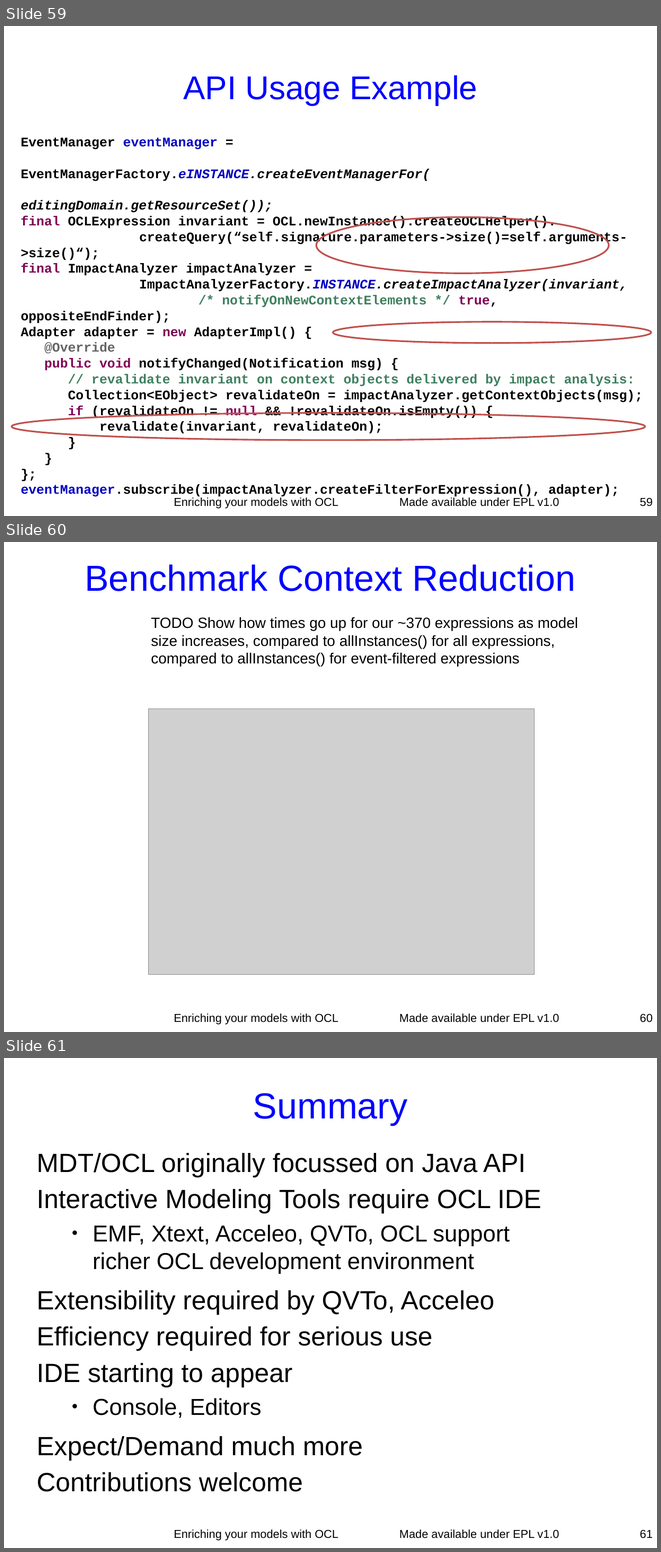
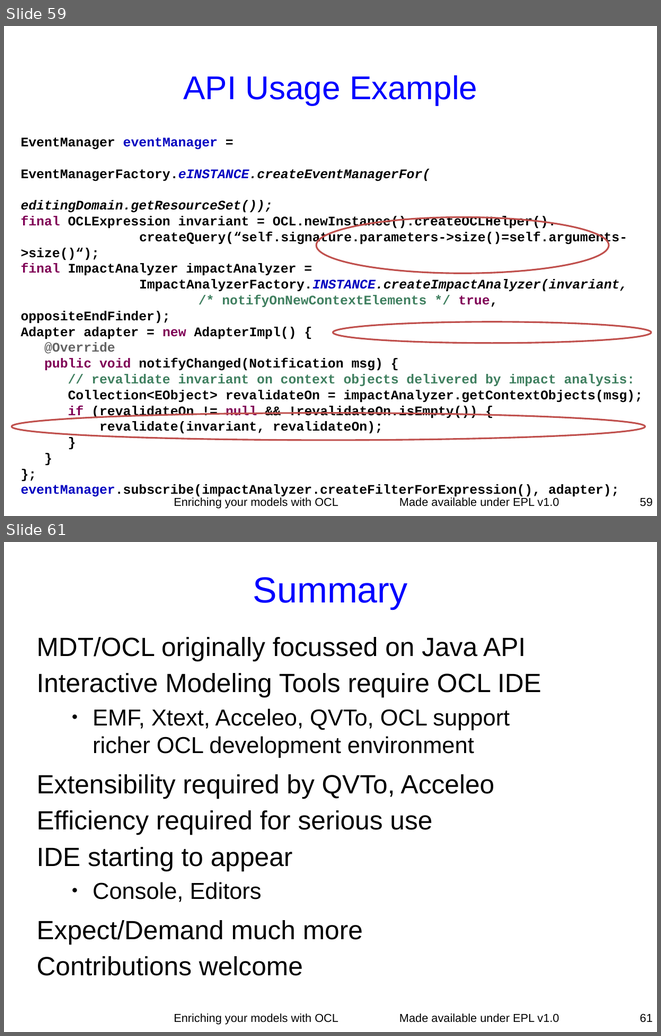
Before and after one commit to eclipse-ocl/ocl-website, a slide deck: ocl/docs/publications/ESE2010LongTalk/EnrichingWithOCL.odp. Shown one above the other, each under a label of ours: slides 59, 60 and 61 before the commit, slides 59 and 61 after it; the slides between them are not shown. The pictures are 661x1552 and 661x1036 pixels, drawn with LibreOffice and Linux fonts; fonts in the diff are those of the drawing; grey boxes stand for pictures. Boxes give left, top, right and bottom in pixels: in the first picture for what was removed or moved away, otherwise in the second. Text is boxed around its words. In the diff, an @@ line names an element or a change of style, - is before the commit and + after.

Commit message:
Axel's new line benchmarks

```diff
--- a/ocl/docs/publications/ESE2010LongTalk/EnrichingWithOCL.odp
+++ b/ocl/docs/publications/ESE2010LongTalk/EnrichingWithOCL.odp
@@ slide 60 removed at <box>4,542,657,1032</box>, background #FFFFFF; not listed: 1 template element that a slide beside it also shows @@
@@ title removed at <box>85,564,575,591</box> @@
-Benchmark Context Reduction
@@ text removed at <box>151,617,578,667</box> @@
-TODO Show how times go up for our ~370 expressions as model
-size increases, compared to allInstances() for all expressions,
-compared to allInstances() for event-filtered expressions
@@ picture removed at <box>149,708,535,974</box> @@
@@ text removed at <box>174,1013,338,1024</box> @@
-Enriching your models with OCL
@@ page number removed at <box>640,1014,653,1022</box> @@
-60
```
Also in this commit, not shown: 4 slides changed, 1 slide added.
